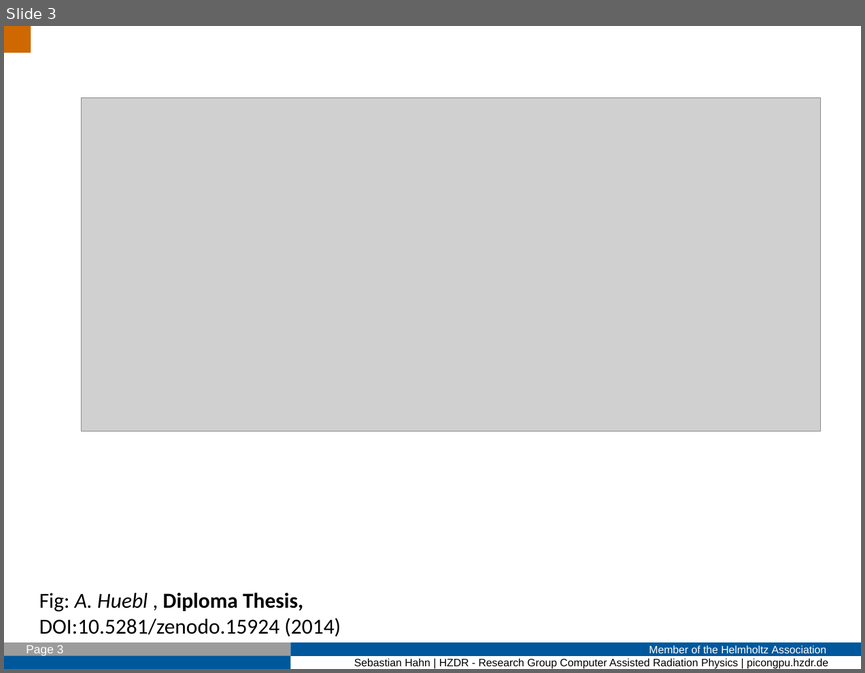
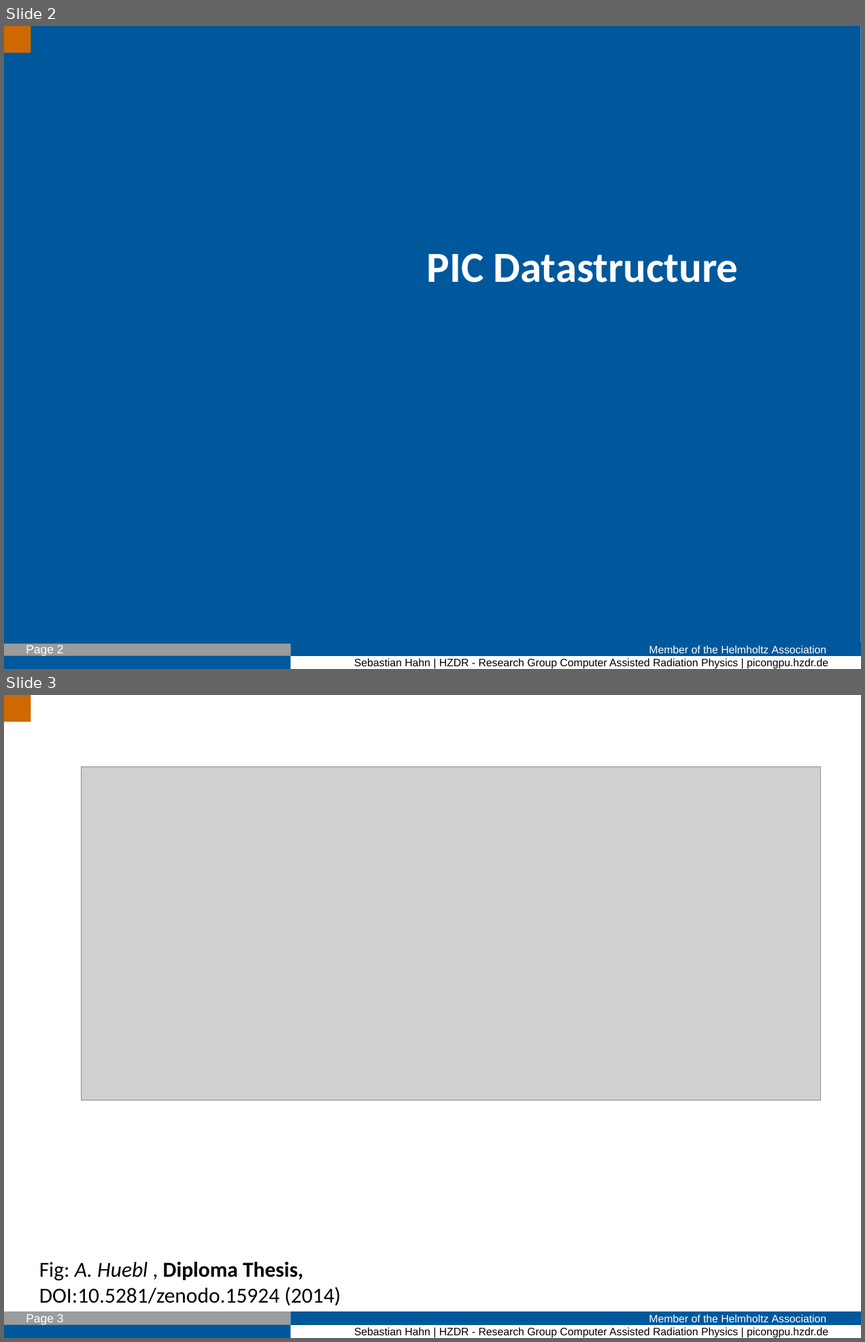
Before and after one commit to Fettpet/DeepIterator, a slide deck: Presi/2017_01_16_Intro.odp. Shown one above the other, each under a label of ours: slide 3 before the commit, slides 2 and 3 after it. The pictures are 865x673 and 865x1342 pixels, drawn with LibreOffice and Linux fonts; fonts in the diff are those of the drawing; grey boxes stand for pictures; background and template pictures are left out. Boxes give left, top, right and bottom in pixels: in the first picture for what was removed or moved away, otherwise in the second. Text is boxed around its words. In the diff, an @@ line names an element or a change of style, - is before the commit and + after.

```diff
--- a/Presi/2017_01_16_Intro.odp
+++ b/Presi/2017_01_16_Intro.odp
@@ slide 2 added at box(4, 26, 861, 669), background #FFFFFF; not listed: 6 template elements that a slide beside it also shows @@
@@ rectangle added at box(4, 26, 861, 643), fill #00589C @@
@@ rectangle added at box(4, 26, 31, 53), fill #CF6800 @@
@@ text added at box(427, 253, 738, 282), 36 pt, text #FFFFFF, bold @@
+PIC Datastructure
```
Also in this commit, not shown: 7 slides changed, 1 other slide added, 2 slides removed, 5 other files.
